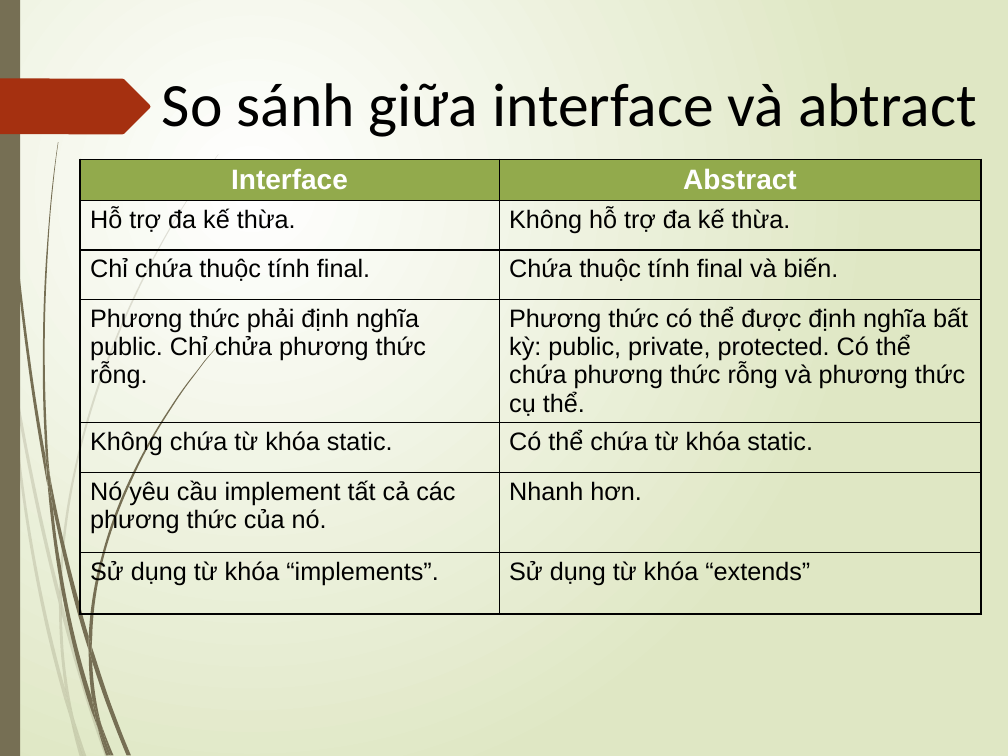
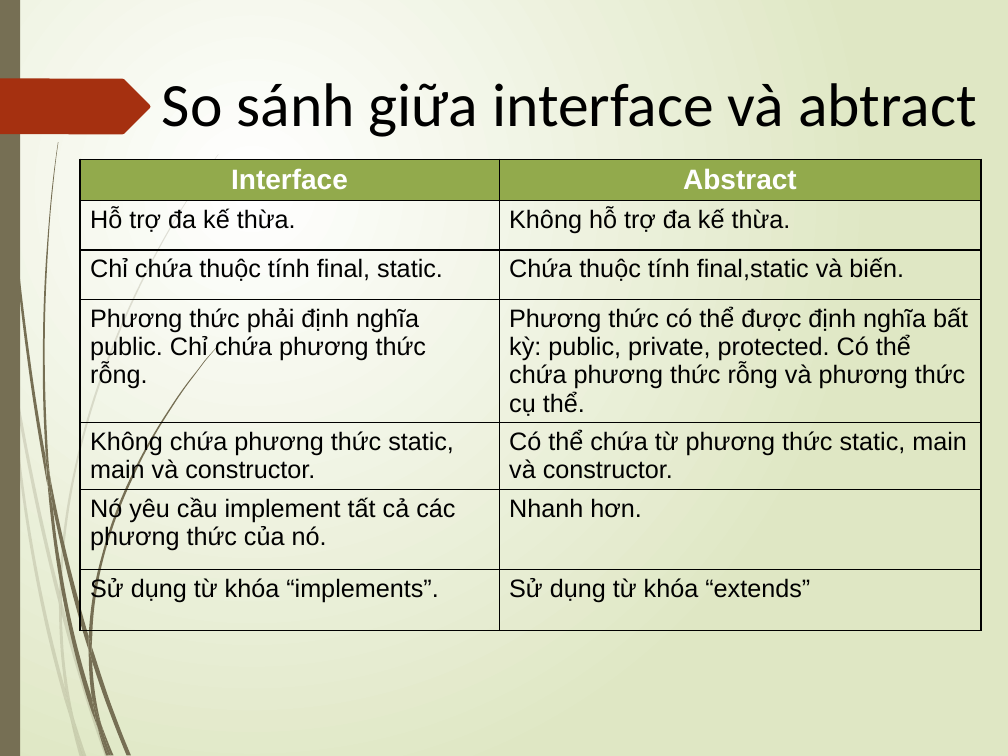
Before and after one commit to LeTrongNghia/Advanced-Java, a slide deck: slide 2 of Research/Chapter1_Inheritance&InnerClass_Nghĩa-Huy.pptx. Drawn at 1008x756 pixels with LibreOffice and Linux fonts; fonts in the diff are those of the drawing. Boxes give left, top, right and bottom in pixels: in the first picture for what was removed or moved away, otherwise in the second. Text is boxed around its words. In the diff, an @@ line names an element or a change of style, - is before the commit and + after.

Commit message:
Update

```diff
--- a/Research/Chapter1_Inheritance&InnerClass_Nghĩa-Huy.pptx
+++ b/Research/Chapter1_Inheritance&InnerClass_Nghĩa-Huy.pptx
@@ table at <box>80,159,981,654</box> @@
-row 3, column 1: Chỉ chứa thuộc tính final.
+row 3, column 1: Chỉ chứa thuộc tính final, static.
-row 3, column 2: Chứa thuộc tính final và biến.
+row 3, column 2: Chứa thuộc tính final,static và biến.
-row 4, column 1: Phương thức phải định nghĩa public. Chỉ chửa phương thức rỗng.
+row 4, column 1: Phương thức phải định nghĩa public. Chỉ chứa phương thức rỗng.
-row 5, column 1: Không chứa từ khóa static.
+row 5, column 1: Không chứa phương thức static, main và constructor.
-row 5, column 2: Có thể chứa từ khóa static.
+row 5, column 2: Có thể chứa từ phương thức static, main và constructor.
```
